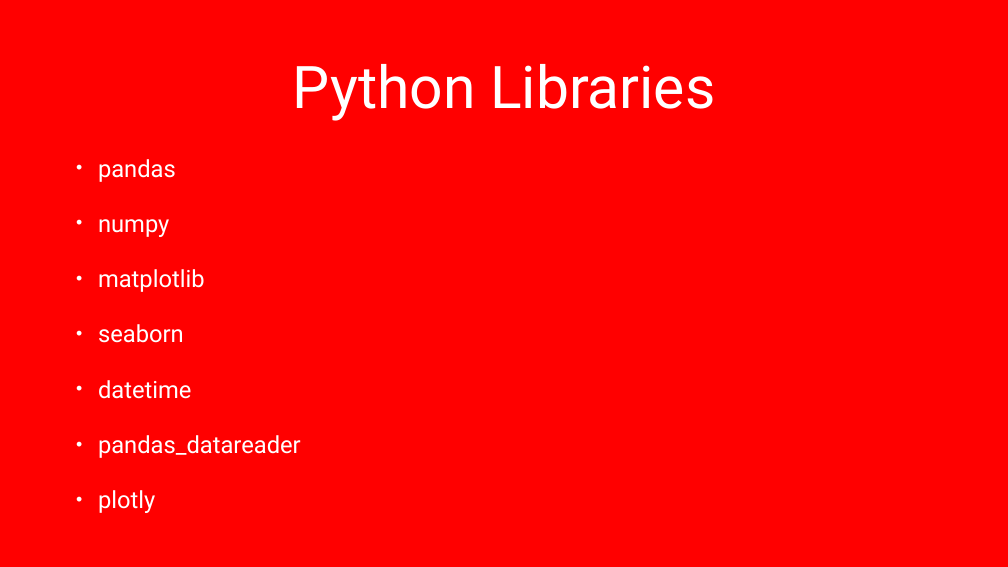
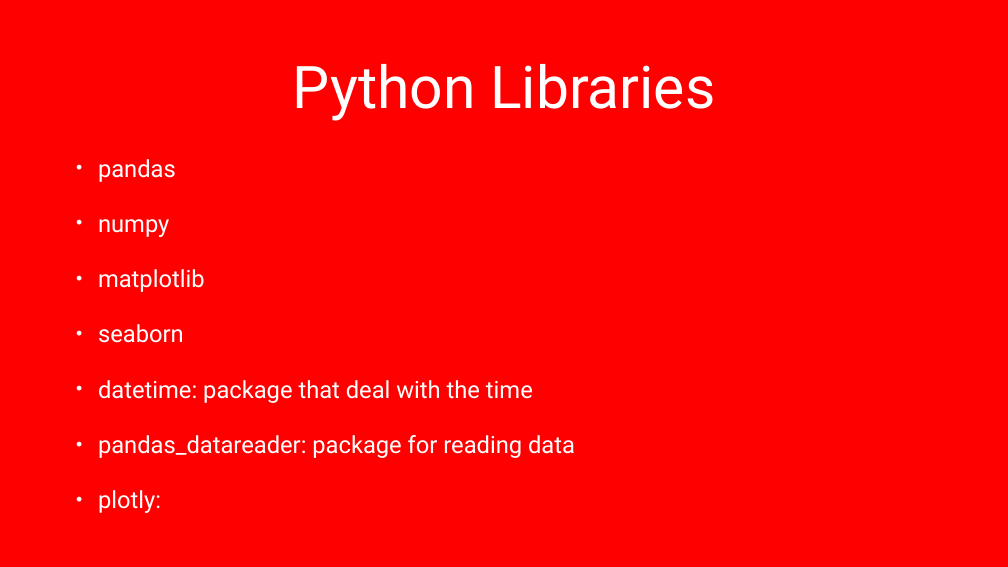
Before and after one commit to Ko2259/StockPrice, a slide deck: slide 4 of docs/Technology Review.pptx. Drawn at 1008x567 pixels with LibreOffice and Linux fonts; fonts in the diff are those of the drawing; background and template pictures are left out. Boxes give left, top, right and bottom in pixels: in the first picture for what was removed or moved away, otherwise in the second. Text is boxed around its words. In the diff, an @@ line names an element or a change of style, - is before the commit and + after.

```diff
--- a/docs/Technology Review.pptx
+++ b/docs/Technology Review.pptx
@@ text at [98,380,575,513]: text changed @@
-• datetime
-• pandas_datareader
-• plotly
+• datetime: package that deal with the time
+• pandas_datareader: package for reading data
+• plotly:
```
Also in this commit, not shown: 2 other slides changed, 4 slides added, 1 slide removed, 1 other file.
